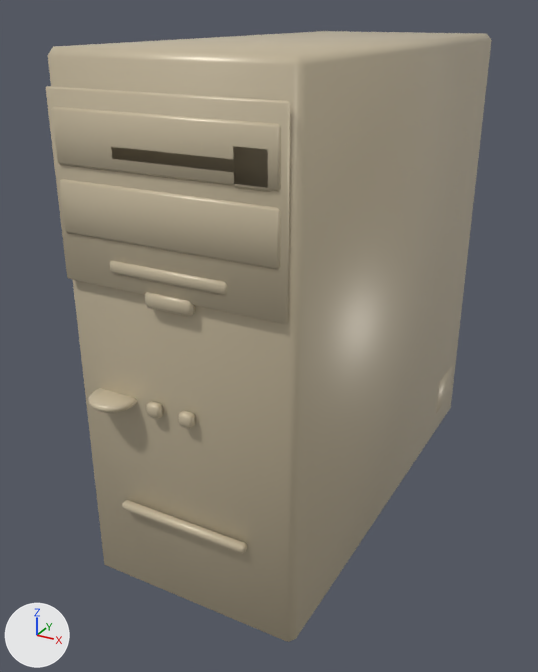
A saved change to the glTF model unity/Assets/Art/Cc0/compute-kit/compute-pc-tower-era1/compute-pc-tower-era1.glb.
Both versions are drawn from a 50 mm camera at (0.301, -0.629, 0.474) aimed at (-0.02, -0.045, 0.182). Lighting does not change. The marker at lower left points along +X, +Y and +Z. The first picture is the older version. Vertices at exactly the same position are counted once.

In view in the first picture: 'mesh_compute-pc-tower-era1'.
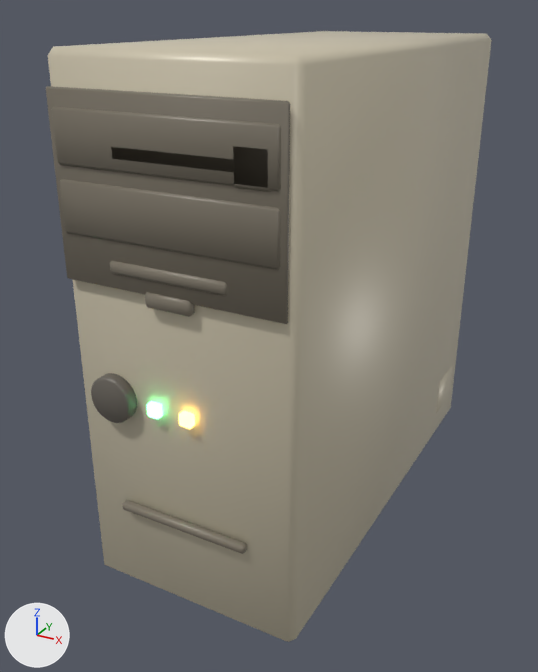
Where the change shows, as pixel boxes (x1, y1, x2, y2) in the pictures (538 x 672 px):
'mesh_compute-pc-tower-era1', surface changed, reshaped (beige to grey)
    both: (46, 31, 492, 642)
part 1 of me_cube, added
    after: (91, 373, 137, 423)
part 2 of me_cube, deleted (beige)
    before: (88, 388, 137, 413)
part 3 of me_cube, recoloured (beige to grey)
    both: (46, 37, 395, 556)
part 4 of me_cube, recoloured (beige to grey)
    both: (46, 86, 290, 554)
part 5 of me_cube, recoloured (beige to white)
    both: (147, 401, 163, 419)
part 6 of me_cube, recoloured (beige to white)
    both: (179, 410, 195, 429)

Edits to the bpy script that builds the scene:
```text
Change mat_m_compute_pc_tower_era1_body:
    where n0 = _N.new('ShaderNodeBsdfPrincipled'); n0.name = 'Principled BSDF'
    n0.inputs[1].default_value: 0.08 -> 0.05  # 'Metallic'
    n0.inputs[2].default_value: 0.38 -> 0.4  # 'Roughness'
    where n2 = _N.new('ShaderNodeMix'); n2.name = 'Mix'
    add n2.inputs[7].default_value = (0.784, 0.745, 0.647, 1.0)  # 'B', white #e5e0d2
    remove n4 = _N.new('ShaderNodeTexImage'); n4.name = 'Image Texture'
    remove n4.image = img_compute_pc_tower_era1_albedo
    where n3 = _N.new('ShaderNodeVertexColor'); n3.name = 'Color Attribute'
    remove _L.new(n3.outputs[0], n2.inputs[7])  # 'Color' to 'B'
    remove _L.new(n4.outputs[0], n2.inputs[6])  # 'Color' to 'A'
    add _L.new(n3.outputs[0], n2.inputs[6])  # 'Color' to 'A'
Add mat_m_compute_pc_tower_era1_bezel:
    mat_m_compute_pc_tower_era1_bezel = bpy.data.materials.new('M_compute-pc-tower-era1_bezel')
    # nodes: BsdfPrincipled, Mix, OutputMaterial, VertexColor
    # colours: grey #b7b1a7, mixed with the vertex colours
Add mat_m_compute_pc_tower_era1_power:
    mat_m_compute_pc_tower_era1_power = bpy.data.materials.new('M_compute-pc-tower-era1_power')
    # nodes: BsdfPrincipled, Mix, OutputMaterial, VertexColor
    # colours: grey #a4a09a, mixed with the vertex colours
Add mat_m_compute_pc_tower_era1_led_hdd:
    mat_m_compute_pc_tower_era1_led_hdd = bpy.data.materials.new('M_compute-pc-tower-era1_led_hdd')
    # nodes: BsdfPrincipled, Mix, OutputMaterial, VertexColor
    # colours: yellow #ffd062, orange #fdce61, mixed with the vertex colours
Add mat_m_compute_pc_tower_era1_led_pwr:
    mat_m_compute_pc_tower_era1_led_pwr = bpy.data.materials.new('M_compute-pc-tower-era1_led_pwr')
    # nodes: BsdfPrincipled, Mix, OutputMaterial, VertexColor
    # colours: green #70ffa6, green #6cf6a0, mixed with the vertex colours
Change me_cube:
    used by ob_mesh_compute_pc_tower_era1; location = (0.0, 0.0, 0.0)
    remove me_cube.from_pydata(...)  # 400 vertices, 748 faces; spans x -0.1..0.101, y -0.249..0.225, z 0.0..0.45
    add me_cube.from_pydata(...)  # 400 vertices, 748 faces; spans x -0.1..0.101, y -0.235..0.225, z 0.0..0.45
    me_cube part 1: a new loose piece of 128 vertices spanning x -0.08..-0.04, y -0.235..-0.223, z 0.17..0.21, in mat_m_compute_pc_tower_era1_power
    me_cube part 2: the loose piece of 128 vertices spanning x -0.08..-0.04, y -0.249..-0.209, z 0.187..0.193 is deleted
    me_cube part 3: 496 kept faces spanning x -0.1..0.101, y -0.233..0.225, z 0.0..0.45 get new vertex colours
    me_cube part 4: 336 faces spanning x -0.095..0.095, y -0.233..-0.225, z 0.084..0.425 switch from mat_m_compute_pc_tower_era1_body to mat_m_compute_pc_tower_era1_bezel
    me_cube part 5: 44 faces spanning x -0.026..-0.014, y -0.233..-0.225, z 0.184..0.196 switch from mat_m_compute_pc_tower_era1_body to mat_m_compute_pc_tower_era1_led_pwr
    me_cube part 6: 44 faces spanning x 0.004..0.016, y -0.233..-0.225, z 0.184..0.196 switch from mat_m_compute_pc_tower_era1_body to mat_m_compute_pc_tower_era1_led_hdd
    add me_cube.materials.append(mat_m_compute_pc_tower_era1_power)
```
